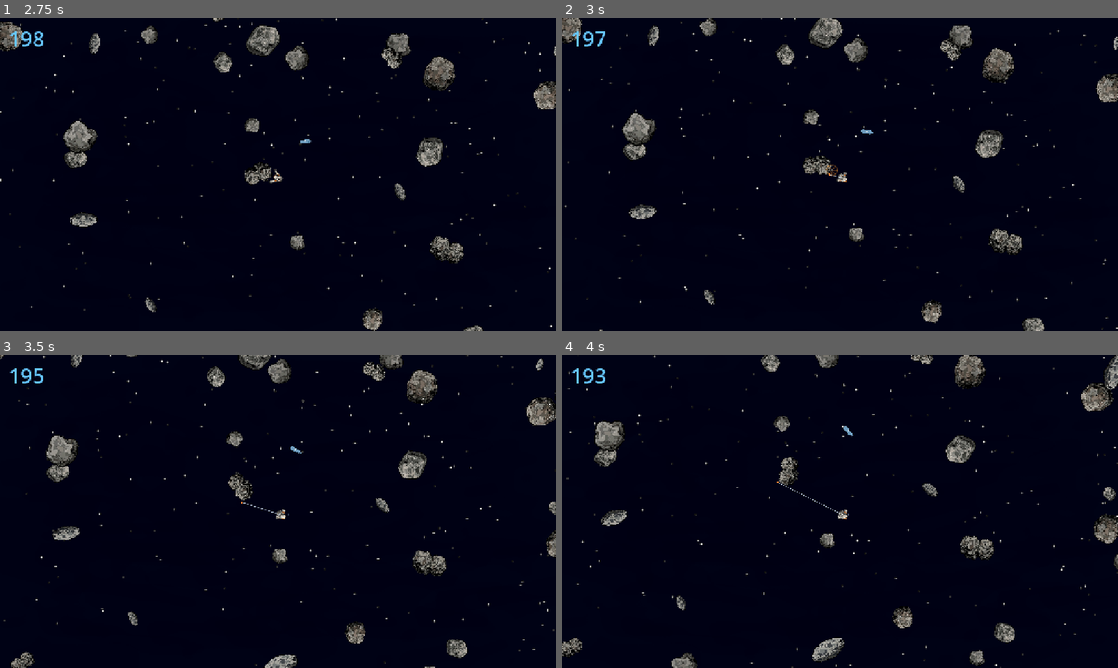
Above: before the commit, frames 1-4 (two rows, left to right).
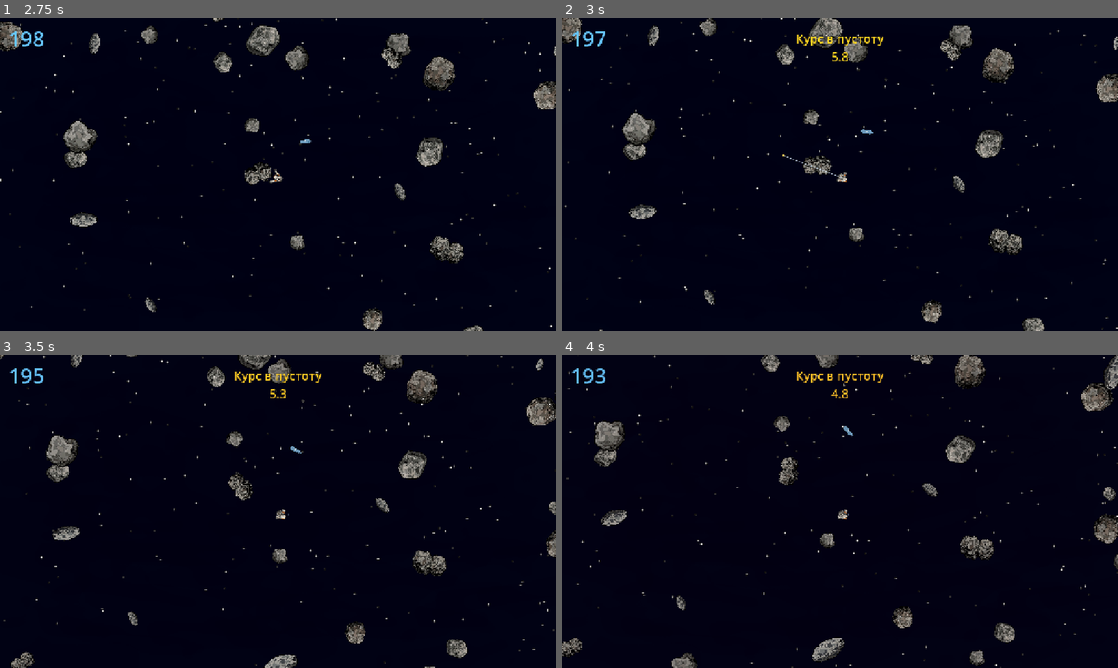
Above: after the commit, the same moments.

Repository: xOnelinx/-space_scrapheap
Game: Godot game, scene res://scenes/main.tscn
Two runs of this game, one before a commit and one after it. Both use one fixed random seed, a clock stepped at 60 frames per second and the inputs below.
Inputs (mouse positions are in pixels of both pictures, inside the frame that each line leads up to):
- Up to frame 1 (2.75 s): click "Начать игру" at 0.5 s; move the mouse to (250, 237) at 1.27 s; hold Right mouse button (aim) 1.28-2.03 s; hold W (move_up) from 1.28 s (still down); click (250, 237) at 1.42 s; move the mouse to (444, 221) at 2.02 s; right-click (444, 221) at 2.1 s
- Up to frame 2 (3 s): move the mouse to (673, 127) at 2.77 s; release W (move_up) at 2.78 s; hold A (move_left) from 2.78 s (still down); hold E (harpoon) from 2.78 s (still down)
- Up to frame 3 (3.5 s): keep holding A (move_left); keep holding E (harpoon); right-click (111, 464) at 3.05 s
- Up to frame 4 (4 s): keep holding A (move_left); move the mouse to (867, 511) at 3.52 s; release E (harpoon) at 3.53 s; tap F (hatch) at 3.6 s; click (867, 511) at 3.67 s; right-click (867, 511) at 3.8 s

Frame 1 is identical in both runs. In frame 2, 0.3% of the frame differs, in the area x 39-58%, y 5-52%; in frame 3, 0.3%; in frame 4, 0.3%.

Commit message:
Крюк с камня больше не вплавляется в ту же опору, если промахнулся.

Diff:
--- a/godot/scripts/tether.gd
+++ b/godot/scripts/tether.gd
@@ -64,22 +64,14 @@
 
 
 func shoot(host: Wanderer, direction: Vector2) -> void:
-	## Выстрел: отдача назад, болт вперёд. Мимо — вплавление в тело под ногами.
+	## Выстрел: отдача назад, болт вперёд. Камень под ногами этот выстрел не ловит.
 	if direction.length_squared() <= 0.01:
 		return
 	var aim := direction.normalized()
 	var stand: Node2D = host.dock.body if host.dock.docked and not host.dock.inside else null
 	var from := host.global_position
-	var reach := max_length(host)
-	var hit := first_along(host, from, aim, reach, stand)
 	_recoil(host, aim)
-	if hit != null:
-		fire(host, from, aim, stand)
-		return
-	if stand != null:
-		plant(host, stand, from)
-		return
-	fire(host, from, aim, null)
+	fire(host, from, aim, stand)
 
 
 func plant(host: Wanderer, rock: Node2D, world_point: Vector2) -> void:
--- a/godot/tests/verify_core.gd
+++ b/godot/tests/verify_core.gd
@@ -211,6 +211,9 @@
 	if heavy.drift_velocity.x <= before + 0.2:
 		fail("Опора не получила реакцию выстрела")
 		return false
+	if not wanderer.tether.flying() or wanderer.tether.anchor == heavy:
+		fail("Выстрел с камня сразу сел на него")
+		return false
 	wanderer.tether.release()
 
 	_quiet(heavy)
